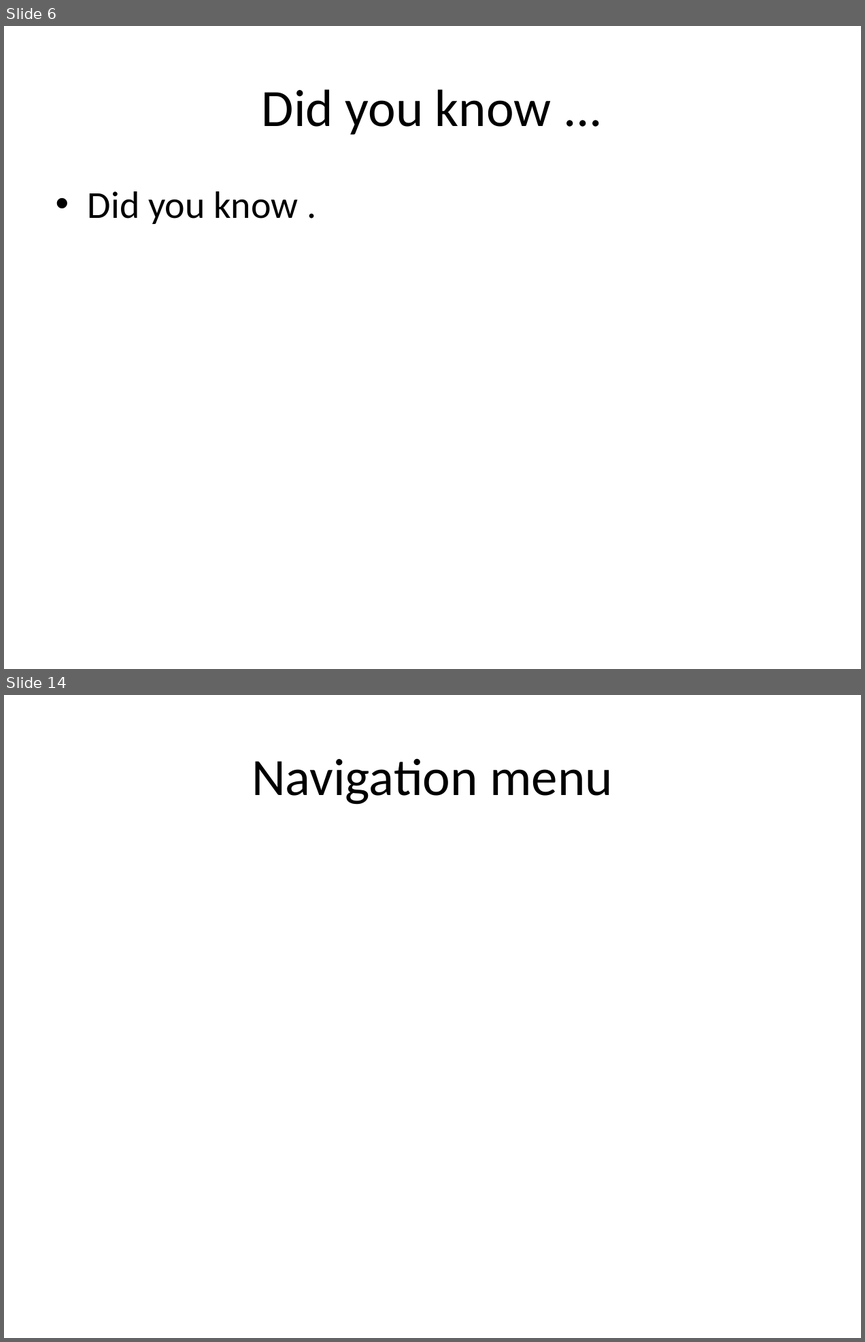
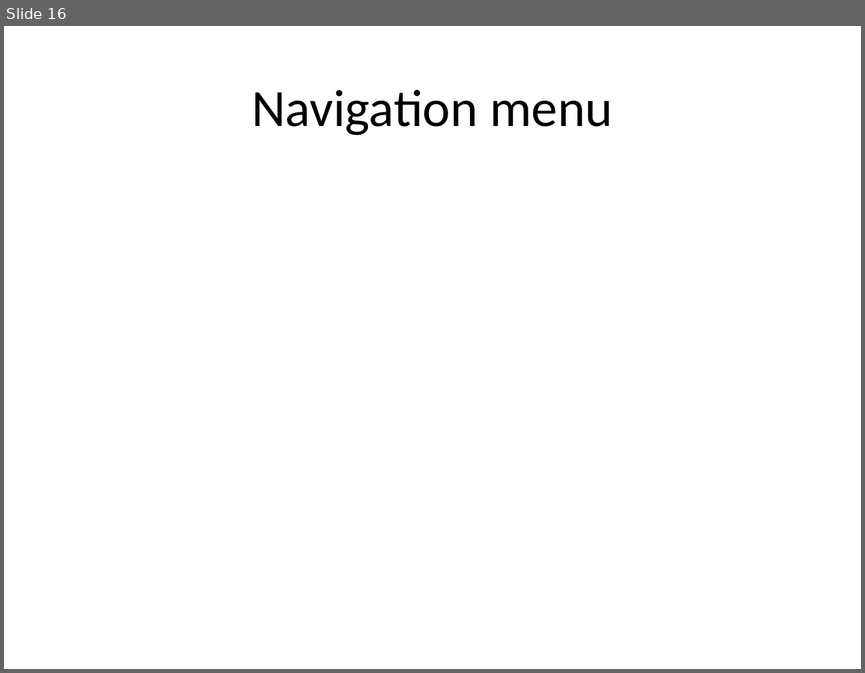
Before and after one commit to eppisai/Uplift---Smart-educational-Platform, a slide deck: AutoPPT-main/AutoPPT-main/something.pptx. Shown one above the other, each under a label of ours: slides 6 and 14 before the commit, slide 16 after it; the slides between them are not shown. The pictures are 865x1342 and 865x673 pixels, drawn with LibreOffice and Linux fonts; fonts in the diff are those of the drawing. Boxes give left, top, right and bottom in pixels: in the first picture for what was removed or moved away, otherwise in the second. Text is boxed around its words. In the diff, an @@ line names an element or a change of style, - is before the commit and + after.

```diff
--- a/AutoPPT-main/AutoPPT-main/something.pptx
+++ b/AutoPPT-main/AutoPPT-main/something.pptx
@@ slide 6 removed at (4, 26, 861, 669), background #FFFFFF @@
@@ title removed at (262, 89, 551, 135) @@
-Did you know ...
@@ text removed at (88, 191, 298, 224) @@
-• Did you know .
@@ what was slide 14 is now slide 16 @@
```
Also in this commit, not shown: 2 slides changed, 13 slides added, 11 other slides removed, 10 other files.
